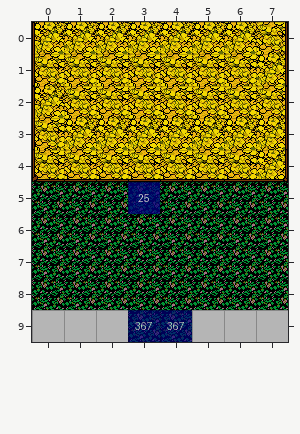
An edit to a level. Tiled map, bgs/maps/castle_garden.tmx. The first picture shows the starting point.
Cells are 32x32 px. Shown: x 0..7, y 0..9.
The same view after the edit:
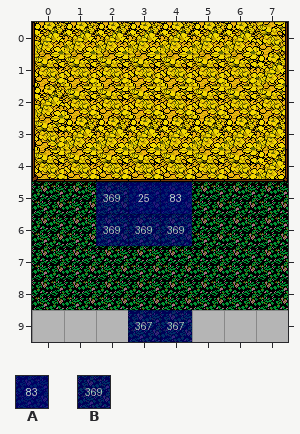
Key: from "blue-labels": A 82, B 368.
_ is an empty cell.
See-through tiles are keyed as they look on the map.
What changed:
{"where": "layer \"characters\""}
{"y":5,"x":4,"old":"_","new":"A"}
{"where": "layer \"actions\""}
{"y":5,"x":2,"old":"_","new":"B"}
{"y":6,"x":2,"old":"___","new":"BBB"}
